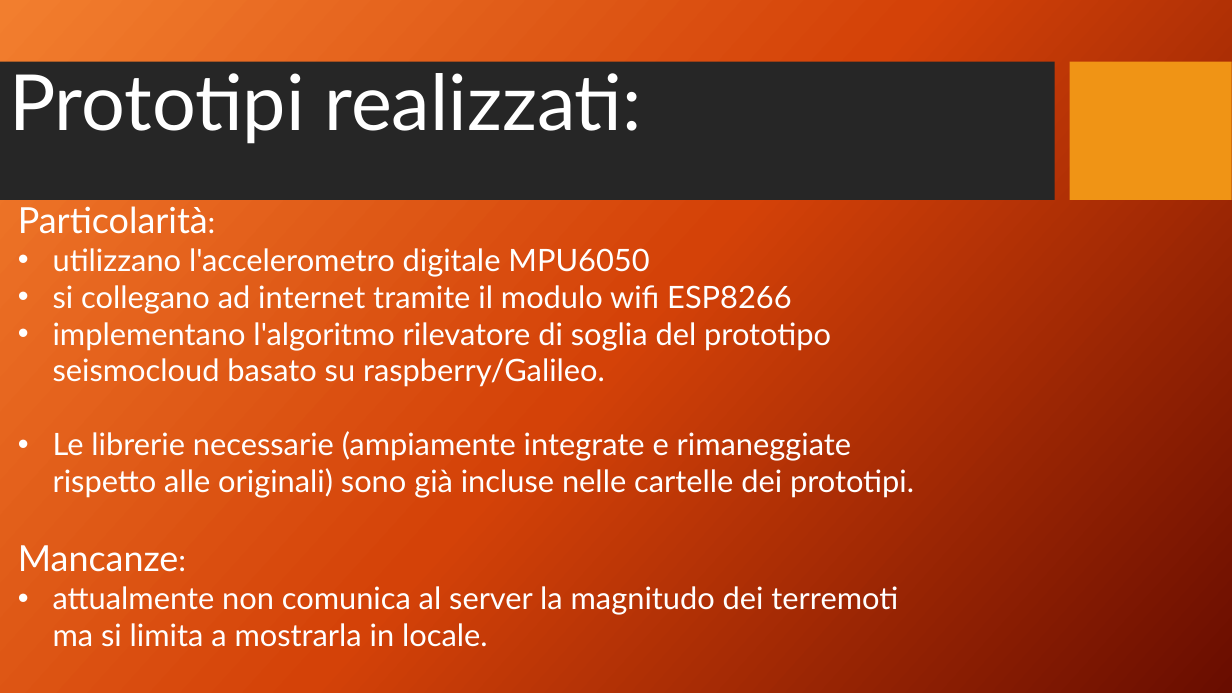
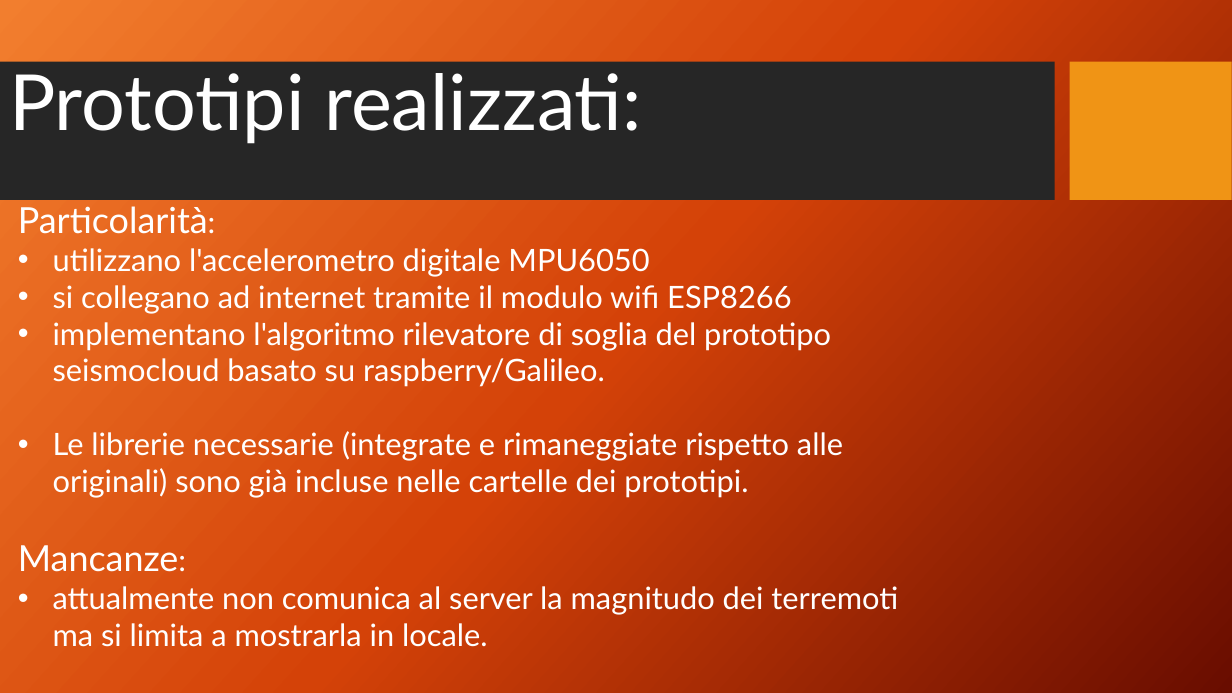
Before and after one commit to sebastianomelita/seismolab, a slide deck: slide 17 of files/seismoclouddevice-arduino-master/PROGGETTO SAPIENZA .pptx (slide 16 before the commit). Drawn at 1232x693 pixels with LibreOffice and Linux fonts; fonts in the diff are those of the drawing; background and template pictures are left out. Boxes give left, top, right and bottom in pixels: in the first picture for what was removed or moved away, otherwise in the second. Text is boxed around its words. In the diff, an @@ line names an element or a change of style, - is before the commit and + after.

```diff
--- a/files/seismoclouddevice-arduino-master/PROGGETTO SAPIENZA .pptx
+++ b/files/seismoclouddevice-arduino-master/PROGGETTO SAPIENZA .pptx
@@ text at (53, 431, 843, 498): text changed @@
-• Le librerie necessarie (ampiamente integrate e rimaneggiate rispetto alle originali) sono già incluse nelle cartelle dei prototipi.
+• Le librerie necessarie (integrate e rimaneggiate rispetto alle originali) sono già incluse nelle cartelle dei prototipi.
```
Also in this commit, not shown: 7 other slides changed, 1 slide added, 7 other files.
